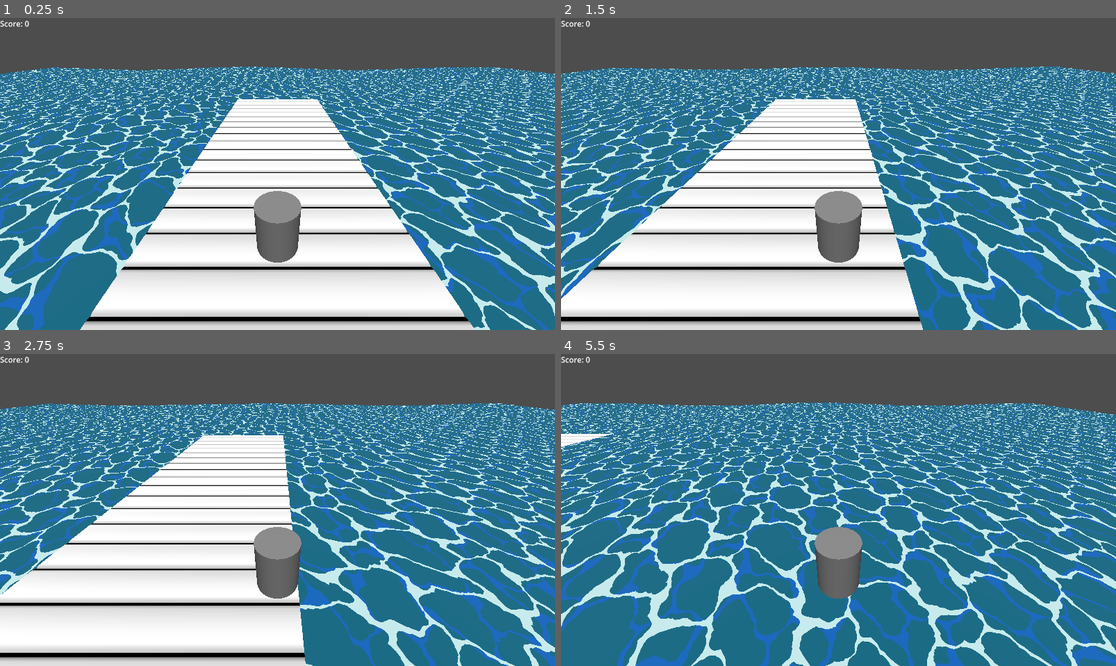
Above: before the commit, frames 1-4 (two rows, left to right).
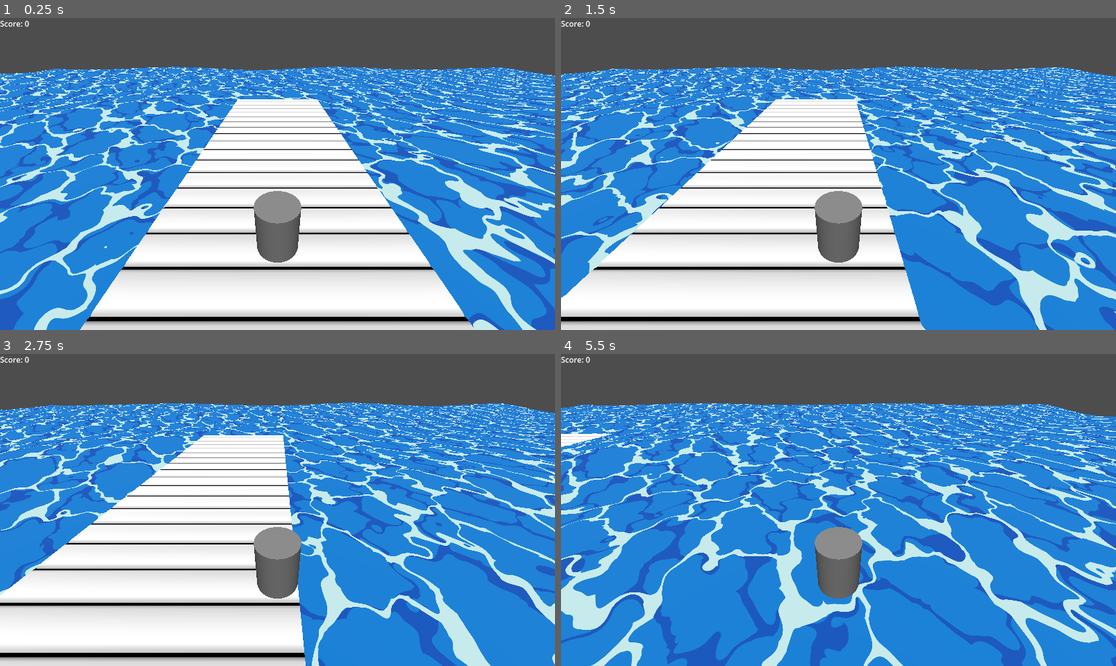
Above: after the commit, the same moments.

Repository: msfrazier/HoppyGull
Game: Godot game, scene res://main.tscn
Same seed, same stepped clock (60 frames per second), same inputs: the game is played once before the commit and once after it.
Inputs:
- Up to frame 1 (0.25 s): no input
- Up to frame 2 (1.5 s): tap Enter (ui_accept) at 0.5, 0.77 s; hold Right (ui_right) 0.53-1.28 s; hold Down (ui_down) from 1.28 s (still down)
- Up to frame 3 (2.75 s): tap Enter (ui_accept) at 1.52 s; release Down (ui_down) at 2.03 s; hold Right (ui_right) from 2.03 s (still down)
- Up to frame 4 (5.5 s): release Right (ui_right) at 2.78 s; hold Up (ui_up) 2.78-3.53 s; tap Enter (ui_accept) at 3.02, 3.77, 4.52 s; hold Left (ui_left) 3.53-5.03 s; hold Down (ui_down) from 5.03 s (still down)

The runs differ from the first frame. In frame 1, 45% of the frame differs, in the area x 0-100%, y 15-100%; in frame 2, 45%; in frame 3, 47%; in frame 4, 71%.

Commit message:
Fixed dock movement and added ocean shader

Diff:
--- a/hoppy-gull/grid_map.gd
+++ b/hoppy-gull/grid_map.gd
@@ -27,14 +27,21 @@
 
 func _on_main_create_plank() -> void:
 
-	for tile in dock[0]:
-		self.set_cell_item(tile,-1)
-	dock.pop_front()
+	for plank in dock:
+		for tile in plank:
+			print(tile)
+			#if tile.z == -3:
+				#self.set_cell_item(tile,-1)
+			#else:
+				##print(self.get_cell_item(Vector3(tile.x,tile.y,tile.z+1)))
+			self.set_cell_item(tile,self.get_cell_item(Vector3(tile.x,0,tile.z+1)))
+
+	dock.pop_back()
 
 	var new_plank = Array()
-	for x in dock[-1]:
+	for tile in dock[-1]:
 		var random_board = randf()
-		var new_board = Vector3(x.x,x.y,x.z+1)
+		var new_board = Vector3(tile.x,tile.y,tile.z+1)
 		if random_board<=0.85:
 			self.set_cell_item(new_board,self.mesh_library.find_item_by_name("rounded_plank"))
 		else:
@@ -44,6 +51,15 @@
 				self.set_cell_item(new_board,self.mesh_library.find_item_by_name("empty_plank"))
 		new_plank.push_back(new_board)
 	dock.push_back(new_plank)
-	print(len(dock))
+
+
+
+
+	#for tile in self.get_used_cells():
+		#print(tile.z)
+		#tile.z = tile.z - 1
+
+
+
 
 	pass # Replace with function body.
--- a/hoppy-gull/gull.tscn
+++ b/hoppy-gull/gull.tscn
@@ -11,7 +11,7 @@
 
 @onready var state_machine: StateMachine
 
-signal create_plank
+
 signal check_position
 
 func _ready() -> void:
@@ -47,13 +47,12 @@
 		velocity.x = direction.x * SPEED
 		velocity.z = direction.z * SPEED
 		check_position.emit(final_position, false)
-	elif event.is_action(\"ui_up\") and velocity.is_zero_approx()\\
+	elif event.is_action_pressed(\"ui_up\") and velocity.is_zero_approx()\\
 	and state_machine.current_state.name == \"alive\":
 		final_position = (position + Vector3(0,0,movement_dist)).snappedf(0.1)
-		var direction := (transform.basis * Vector3(0,0,1)).normalized()
-		velocity.x = direction.x * SPEED
-		velocity.z = direction.z * SPEED
-		create_plank.emit()
+		#var direction := (transform.basis * Vector3(0,0,1)).normalized()
+		#velocity.x = direction.x * SPEED
+		#velocity.z = direction.z * SPEED
 		check_position.emit(final_position, true)
 
 "
--- a/hoppy-gull/main.gd
+++ b/hoppy-gull/main.gd
@@ -37,40 +37,15 @@
 func _process(delta: float) -> void:
 	pass
 
-
-func _on_gull_create_plank() -> void:
-	#for tile in dock[0]:
-		#gridMap.set_cell_item(tile,-1)
-	#dock.pop_front()
-
-	create_plank.emit()
-
-	#var new_plank = Array()
-	#for x in dock[-1]:
-		#var random_board = randf()
-		#var new_board = Vector3(x.x,x.y,x.z+1)
-		#if random_board<=0.85:
-			#gridMap.set_cell_item(new_board,0)
-		#else:
-			#gridMap.set_cell_item(new_board,1)
-		#new_plank.push_back(new_board)
-	#dock.push_back(new_plank)
-	#print(len(dock))
-	pass # Replace with function body.
-
-
-func _on_gull_check_position(final_position: Vector3, is_forward: bool) -> void:
+func _on_gull_check_position(final_position: Vector3, is_forward: bool):
 	var check_tile_mesh_name:String = gridMap.mesh_library.get_item_name(gridMap.get_cell_item(gridMap.local_to_map(gridMap.to_local(final_position))))
 	if check_tile_mesh_name == "empty_plank":
 		kill_screen_trigger.emit(screen_size)
 		state_machine.set_state('kill')
 	elif is_forward:
-		increase_score.emit()
-	#if check_tile_val == 0 and is_forward:
-		#increase_score.emit()
-	#if check_tile_val==1:
-		#kill_screen_trigger.emit(screen_size)
-		#state_machine.set_state('kill')
+		if check_tile_mesh_name != "fisherman_plank":
+			create_plank.emit()
+			increase_score.emit()
 	pass # Replace with function body.
 
 
--- a/hoppy-gull/main.tscn
+++ b/hoppy-gull/main.tscn
@@ -13,19 +13,25 @@
 [sub_resource type="ShaderMaterial" id="ShaderMaterial_kek77"]
 render_priority = 0
 shader = ExtResource("4_kek77")
-shader_parameter/WATER_COL = Color(0.039215688, 0.42745098, 0.5372549, 1)
-shader_parameter/WATER2_COL = Color(0.039215688, 0.41960785, 0.78039217, 1)
+shader_parameter/WATER_COL = Color(0.039215688, 0.52156866, 0.8784314, 1)
+shader_parameter/WATER2_COL = Color(0.04, 0.35, 0.78, 1)
 shader_parameter/FOAM_COL = Color(0.8125, 0.9609, 0.9648, 1)
-shader_parameter/distortion_speed = 2.52
-shader_parameter/tile = Vector2(128, 128)
+shader_parameter/distortion_speed = 2.0
+shader_parameter/tile = Vector2(64, 64)
 shader_parameter/height = 2.0
-shader_parameter/wave_size = Vector2(12, 12)
-shader_parameter/wave_speed = 3.0
+shader_parameter/wave_size = Vector2(16, 32)
+shader_parameter/water_speed = Vector2(0, 0.015)
+shader_parameter/wave_speed = 1.5
+shader_parameter/distortion = 0.2
+shader_parameter/cell_amount = 8
+shader_parameter/period = Vector2(5, 10)
 
 [sub_resource type="PlaneMesh" id="PlaneMesh_4c57u"]
+lightmap_size_hint = Vector2i(642, 642)
 material = SubResource("ShaderMaterial_kek77")
 size = Vector2(128, 128)
-subdivide_width = 128
+subdivide_width = 100
+subdivide_depth = 100
 
 [sub_resource type="GDScript" id="GDScript_lquwl"]
 script/source = "extends Label
@@ -72,7 +78,7 @@
 transform = Transform3D(-1, -4.7731515e-08, 7.3242354e-08, 0, 0.83779496, 0.5459849, -8.742277e-08, 0.5459849, -0.83779496, 0, 1.6605778, -1.2919896)
 
 [node name="ocean" type="MeshInstance3D" parent="."]
-transform = Transform3D(1, 0, 0, 0, 1, 0, 0, 0, 1, 0, -4.796, 0)
+transform = Transform3D(1, 0, 0, 0, 1, 0, 0, 0, 1, -0.05934453, -4.788082, -0.007501006)
 mesh = SubResource("PlaneMesh_4c57u")
 
 [node name="dock" parent="." instance=ExtResource("2_0xm2m")]
@@ -152,7 +158,6 @@
 [connection signal="increase_score" from="." to="score_control/score_label" method="_on_main_increase_score"]
 [connection signal="kill_screen_trigger" from="." to="score_control/kill_screen" method="_on_main_kill_screen_trigger"]
 [connection signal="check_position" from="gull" to="." method="_on_gull_check_position"]
-[connection signal="create_plank" from="gull" to="." method="_on_gull_create_plank"]
 [connection signal="button_down" from="score_control/kill_screen/retry_button" to="." method="_on_retry_button_button_down"]
 [connection signal="button_down" from="score_control/kill_screen/quit_button" to="." method="_on_quit_button_button_down"]
 
--- a/hoppy-gull/mesh/meshLibrary.tres
+++ b/hoppy-gull/mesh/meshLibrary.tres
@@ -101,7 +101,7 @@
 image = SubResource("Image_lxoiy")
 
 [sub_resource type="BoxShape3D" id="BoxShape3D_vnitd"]
-size = Vector3(0.79663086, 1, 0.80566406)
+size = Vector3(0.7786865, 1, 0.7841797)
 
 [resource]
 item/0/name = "empty_plank"
@@ -123,7 +123,7 @@
 item/2/mesh = SubResource("ArrayMesh_culq2")
 item/2/mesh_transform = Transform3D(1, 0, 0, 0, 1, 0, 0, 0, 1, 0, -0.1, 0)
 item/2/mesh_cast_shadow = 1
-item/2/shapes = [SubResource("ConvexPolygonShape3D_xdm1l"), Transform3D(0.4, 0, 0, 0, 0.1, 0, 0, 0, 0.4, 0, -0.07, 0), SubResource("BoxShape3D_vnitd"), Transform3D(1, 0, 0, 0, 1, 0, 0, 0, 1, 0, 0.5, 0)]
+item/2/shapes = [SubResource("ConvexPolygonShape3D_xdm1l"), Transform3D(0.4, 0, 0, 0, 0.1, 0, 0, 0, 0.4, 0, -0.07, 0), SubResource("BoxShape3D_vnitd"), Transform3D(1, 0, 0, 0, 1, 0, 0, 0, 1, -0.0095825195, 0.5, 0.0078125)]
 item/2/navigation_mesh_transform = Transform3D(1, 0, 0, 0, 1, 0, 0, 0, 1, 0, 0, 0)
 item/2/navigation_layers = 1
 item/2/preview = SubResource("ImageTexture_xnov8")
--- a/hoppy-gull/mesh_library_source.tscn
+++ b/hoppy-gull/mesh_library_source.tscn
@@ -79,7 +79,7 @@
 shadow_mesh = SubResource("ArrayMesh_7kl82")
 
 [sub_resource type="BoxShape3D" id="BoxShape3D_vnitd"]
-size = Vector3(0.79663086, 1, 0.80566406)
+size = Vector3(0.7786865, 1, 0.7841797)
 
 [node name="meshLibrarySource" type="Node3D"]
 
@@ -122,7 +122,7 @@
 transform = Transform3D(1, 0, 0, 0, 1, 0, 0, 0, 1, 0, 0.1, 0)
 
 [node name="CollisionShape3D" type="CollisionShape3D" parent="rounded_plank2/fisherman_plank/fisherman_static"]
-transform = Transform3D(1, 0, 0, 0, 1, 0, 0, 0, 1, 0, 0.5, 0)
+transform = Transform3D(1, 0, 0, 0, 1, 0, 0, 0, 1, -0.0095825195, 0.5, 0.0078125)
 shape = SubResource("BoxShape3D_vnitd")
 
 [node name="hook_timer" type="Timer" parent="rounded_plank2/fisherman_plank"]
--- a/hoppy-gull/ocean.gdshader
+++ b/hoppy-gull/ocean.gdshader
@@ -3,13 +3,35 @@
 uniform vec4 color1 : source_color;
 uniform vec4 color2 : source_color;
 uniform vec4 color3 : source_color;
+uniform float color_change_1 = 1.0;
+uniform float color_change_2 = 1.0;
 uniform float x_amount = 32.0;
 uniform float y_amount = 32.0;
+uniform float height = 2.0;
+uniform float wave_speed = 1.5;
+uniform vec2 wave_size = vec2(2.0, 2.0);
+
+const float M_2PI = 6.283185307;
+const float M_6PI = 18.84955592;
 
 float random (vec2 uv) { return fract(sin(dot(uv.xy, vec2(12.9898,78.233))) * 43758.5453123) ; }
 
+void vertex(){
+	float time = TIME * wave_speed;
+	vec2 uv = UV * wave_size;
+	float d1 = mod(uv.x + uv.y, M_2PI);
+    float d2 = mod((uv.x + uv.y + 0.25) * 1.3, M_6PI);
+    d1 = time * 0.07 + d1;
+    d2 = time * 0.5 + d2;
+    vec2 dist = vec2(
+    	sin(d1) * 0.15 + sin(d2) * 0.05,
+    	cos(d1) * 0.15 + cos(d2) * 0.05
+    );
+	VERTEX.y += dist.y * height;
+}
+
 void fragment() {
 	vec2 tiled_uvs = vec2(trunc(UV.x/(1.0/x_amount)), trunc(UV.y/(1.0/y_amount)));
-	ALBEDO = mix(mix(color1.rgb, color2.rgb, sin(TIME + tiled_uvs.x - tiled_uvs.y * random(tiled_uvs))/2.5), color3.rgb, sin(TIME + tiled_uvs.x - tiled_uvs.y * random(tiled_uvs.yx))/2.0);
+	ALBEDO = mix(mix(color1.rgb, color2.rgb, sin((TIME*color_change_1)+ tiled_uvs.x - tiled_uvs.y * random(tiled_uvs))/2.5), color3.rgb, sin((TIME*color_change_2) + tiled_uvs.x - tiled_uvs.y * random(tiled_uvs.yx))/2.0);
 
 }
--- a/hoppy-gull/ocean_2.gdshader
+++ b/hoppy-gull/ocean_2.gdshader
@@ -7,7 +7,11 @@
 uniform vec2 tile = vec2(5.0, 5.0);
 uniform float height = 2.0;
 uniform vec2 wave_size = vec2(2.0, 2.0);
+uniform vec2 water_speed = vec2(0.0, 0.015);
 uniform float wave_speed = 1.5;
+uniform float distortion = 0.2;
+uniform int cell_amount = 20;
+uniform vec2 period = vec2(5., 10.);
 
 const float M_2PI = 6.283185307;
 const float M_6PI = 18.84955592;
@@ -35,18 +39,71 @@
             (d - b) * blur.x * blur.y;
 }
 
+vec2 random2(vec2 uv){
+    uv = vec2( dot(uv, vec2(127.1,311.7) ),
+               dot(uv, vec2(269.5,183.3) ) );
+    return -1.0 + 2.0 * fract(sin(uv) * 43758.5453123);
+}
+
+float perlin_noise(vec2 uv) {
+    vec2 uv_index = floor(uv);
+    vec2 uv_fract = fract(uv);
+
+    vec2 blur = smoothstep(0.0, 1.0, uv_fract);
+
+    return mix( mix( dot( random2(uv_index + vec2(0.0,0.0) ), uv_fract - vec2(0.0,0.0) ),
+                     dot( random2(uv_index + vec2(1.0,0.0) ), uv_fract - vec2(1.0,0.0) ), blur.x),
+                mix( dot( random2(uv_index + vec2(0.0,1.0) ), uv_fract - vec2(0.0,1.0) ),
+                     dot( random2(uv_index + vec2(1.0,1.0) ), uv_fract - vec2(1.0,1.0) ), blur.x), blur.y) + 0.5;
+}
+
 float fbm(vec2 uv) {
     int octaves = 6;
     float amplitude = 0.5;
-    float frequency = 3.0;
-	float value = 0.0;
+    float frequency = 16.0;
+	float value = 16.0;
 
     for(int i = 0; i < octaves; i++) {
-        value += amplitude * noise(frequency * uv);
+        value += amplitude * perlin_noise(frequency * uv);
         amplitude *= 0.5;
         frequency *= 2.0;
     }
     return value;
+}
+
+vec2 modulo(vec2 divident, vec2 divisor){
+	vec2 positiveDivident = mod(divident, divisor) + divisor;
+	return mod(positiveDivident, divisor);
+}
+
+vec2 random3(vec2 value){
+	value = vec2( dot(value, vec2(127.1,311.7) ),
+				  dot(value, vec2(269.5,183.3) ) );
+	return -1.0 + 2.0 * fract(sin(value) * 43758.5453123);
+}
+
+float seamless_noise(vec2 uv, vec2 _period) {
+	uv = uv * float(cell_amount);
+	vec2 cellsMinimum = floor(uv);
+	vec2 cellsMaximum = ceil(uv);
+	vec2 uv_fract = fract(uv);
+
+	cellsMinimum = modulo(cellsMinimum, _period);
+	cellsMaximum = modulo(cellsMaximum, _period);
+
+	vec2 blur = smoothstep(0.0, 1.0, uv_fract);
+
+	vec2 lowerLeftDirection = random3(vec2(cellsMinimum.x, cellsMinimum.y));
+	vec2 lowerRightDirection = random3(vec2(cellsMaximum.x, cellsMinimum.y));
+	vec2 upperLeftDirection = random3(vec2(cellsMinimum.x, cellsMaximum.y));
+	vec2 upperRightDirection = random3(vec2(cellsMaximum.x, cellsMaximum.y));
+
+	vec2 fraction = fract(uv);
+
+	return mix( mix( dot( lowerLeftDirection, fraction - vec2(0, 0) ),
+                     dot( lowerRightDirection, fraction - vec2(1, 0) ), blur.x),
+                mix( dot( upperLeftDirection, fraction - vec2(0, 1) ),
+                     dot( upperRightDirection, fraction - vec2(1, 1) ), blur.x), blur.y) * 0.8 + 0.5;
 }
 
 float circ(vec2 pos, vec2 c, float s)
@@ -145,7 +202,7 @@
 vec3 water(vec2 uv, vec3 cdir, float iTime)
 {
     uv *= vec2(0.25);
-	uv += fbm(uv) * 0.2;
+	uv += seamless_noise(uv,period) * distortion;
 
     // Parallax height distortion with two directional waves at
     // slightly different angles.
@@ -187,7 +244,6 @@
 
 void fragment()
 {
-	vec2 uv = UV;
-
+	vec2 uv = UV+(TIME * water_speed);
     ALBEDO = vec3(water(uv * tile, vec3(0,1,0), TIME * distortion_speed));
 }
